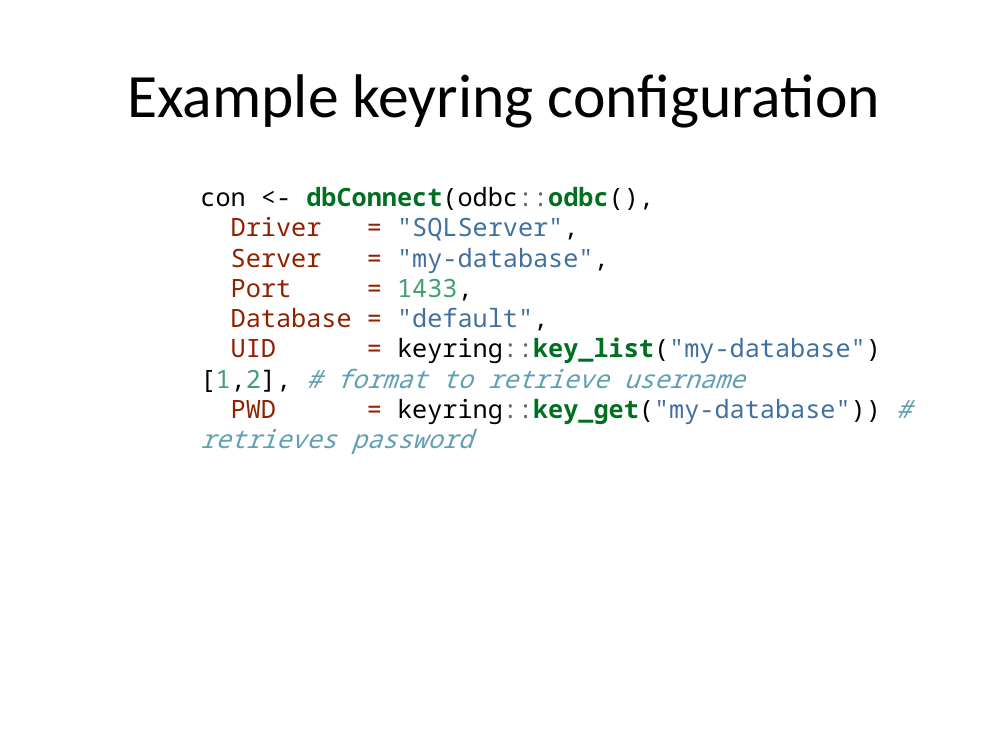
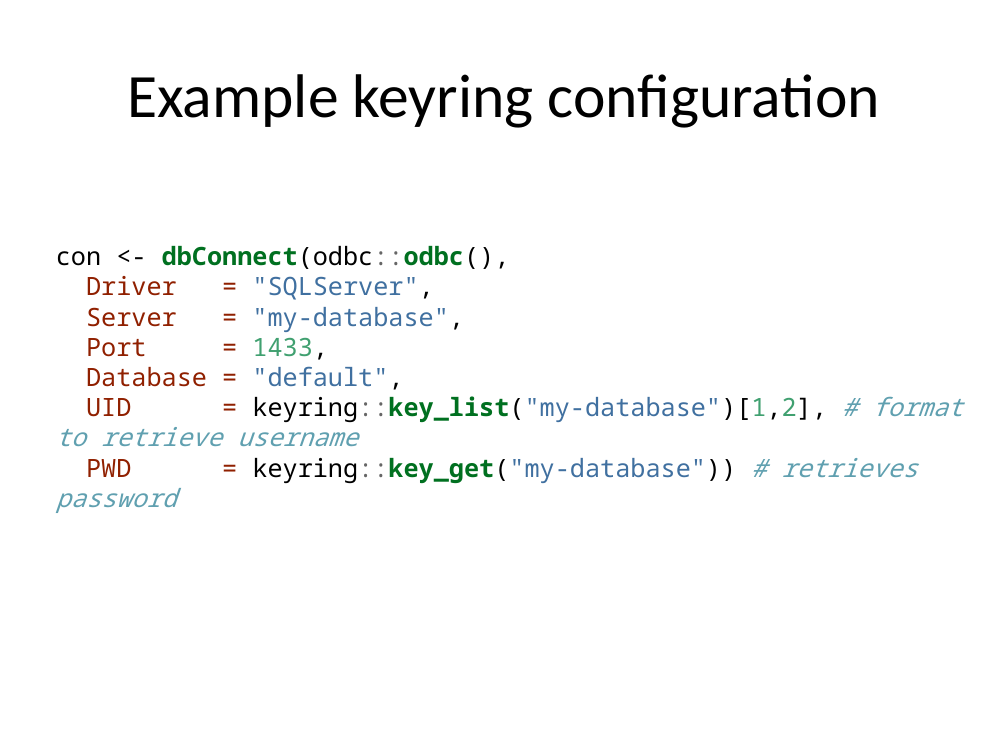
Before and after one commit to pcmathias/MSACL-intermediate-R-course, a slide deck: slide 23 of slides/06---Using-databases.pptx (slide 20 before the commit). Drawn at 1008x756 pixels with LibreOffice and Linux fonts; fonts in the diff are those of the drawing. Boxes give left, top, right and bottom in pixels: in the first picture for what was removed or moved away, otherwise in the second. Text is boxed around its words. In the diff, an @@ line names an element or a change of style, - is before the commit and + after.

```diff
--- a/slides/06---Using-databases.pptx
+++ b/slides/06---Using-databases.pptx
@@ text "con <- dbConnect(odbc::odbc(), Driver = ..." rewrapped from box(200, 187, 881, 454) to box(56, 246, 963, 483) @@
```
Also in this commit, not shown: 6 other slides changed, 3 slides added, 1 other file.
